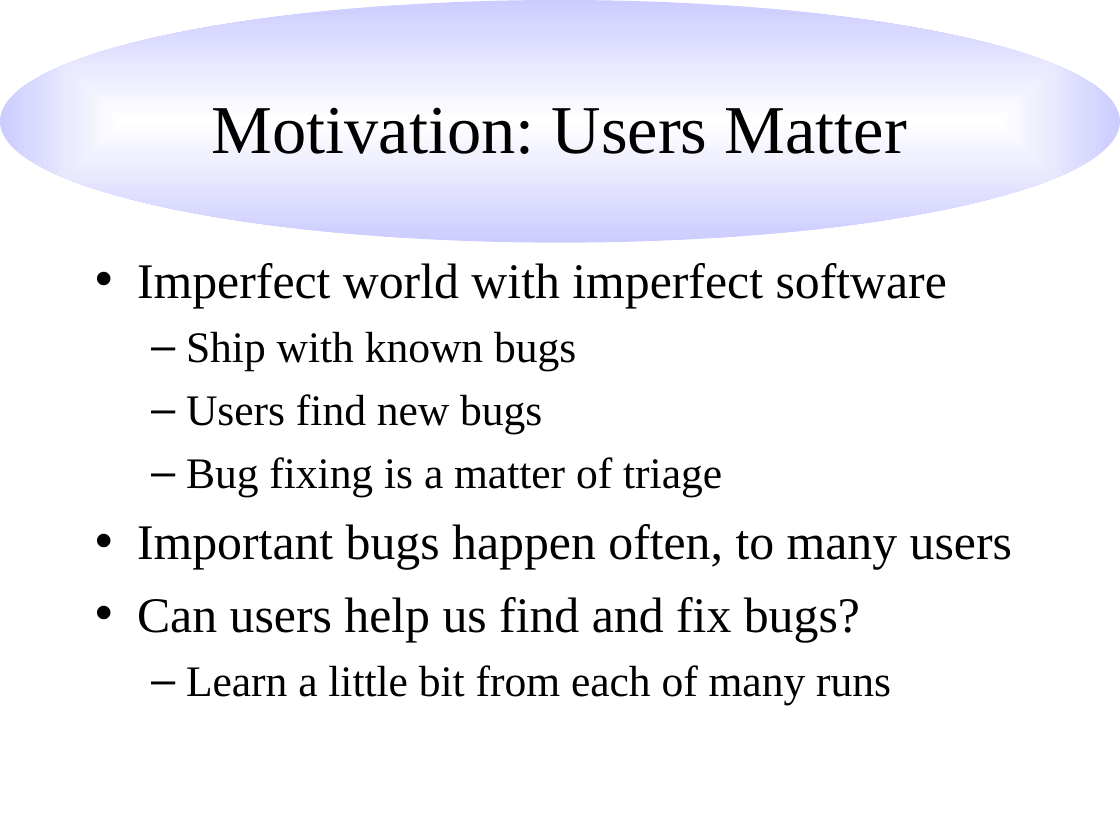
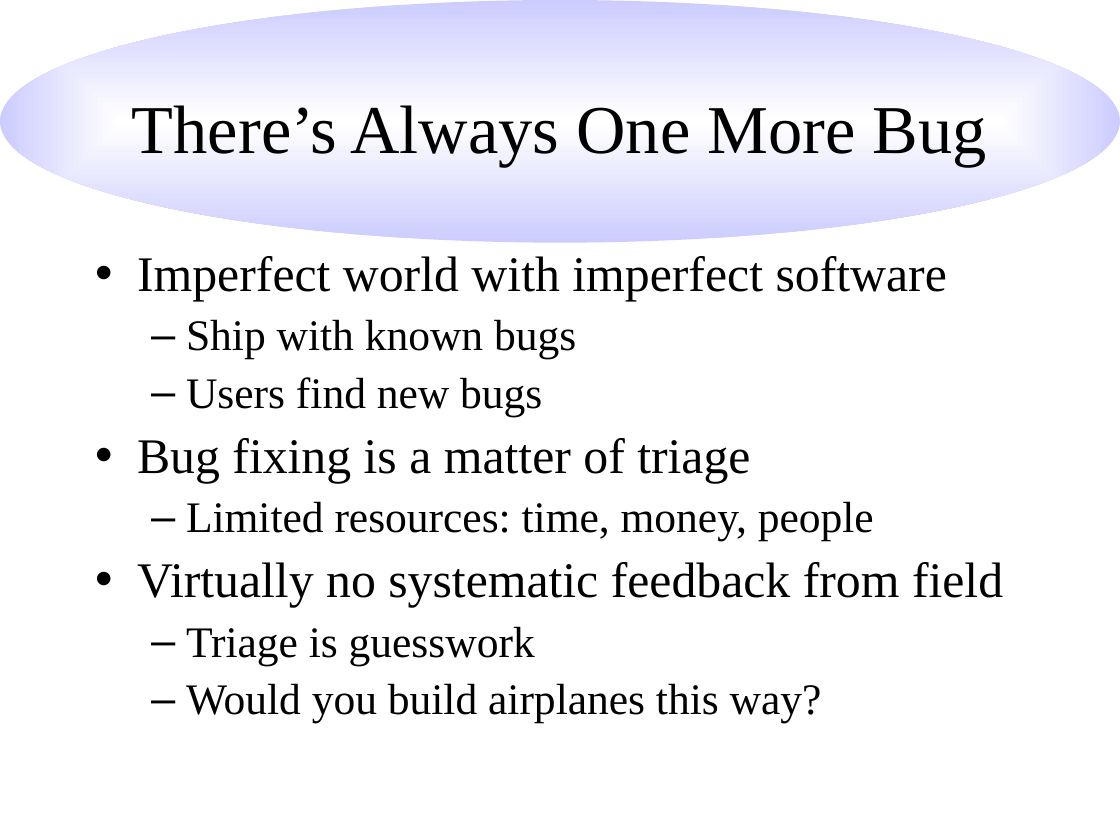
Before and after one commit to hlim1/sampler, a slide deck: slide 2 of paper/pldi.ppt. Drawn at 1120x840 pixels with LibreOffice and Linux fonts; fonts in the diff are those of the drawing. Boxes give left, top, right and bottom in pixels: in the first picture for what was removed or moved away, otherwise in the second. Text is boxed around its words. In the diff, an @@ line names an element or a change of style, - is before the commit and + after.

Commit message:
Many revisions suggested by Alex.  I didn't especially like his suggestions at the time, but the talk genuinely is better now.  Smart guy, that Alex is.

```diff
--- a/paper/pldi.ppt
+++ b/paper/pldi.ppt
@@ title at <box>132,105,987,166</box>: text changed @@
-Motivation: Users Matter
+There’s Always One More Bug
@@ text at <box>137,256,947,483</box>: size 28 to 32 pt in "Bug fixing is a matter of triage"; line spacing 1 to 0.9; bullet – to •; list level 2 to 1 in "Bug fixing is a matter ..." @@
@@ text at <box>137,501,1003,723</box>: text changed; size 32 to 28 pt @@
-• Important bugs happen often, to many users
-• Can users help us find and fix bugs?
-  – Learn a little bit from each of many runs
+  – Limited resources: time, money, people
+• Virtually no systematic feedback from field
+  – Triage is guesswork
+  – Would you build airplanes this way?
```
Also in this commit, not shown: 8 other slides changed, 15 slides added, 2 slides removed.
